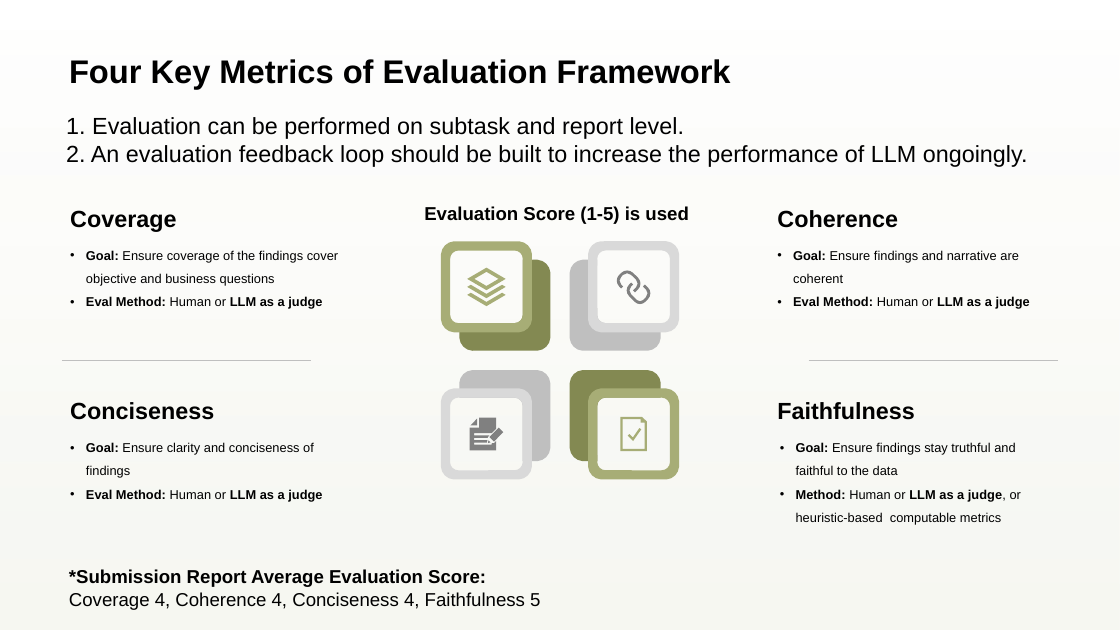
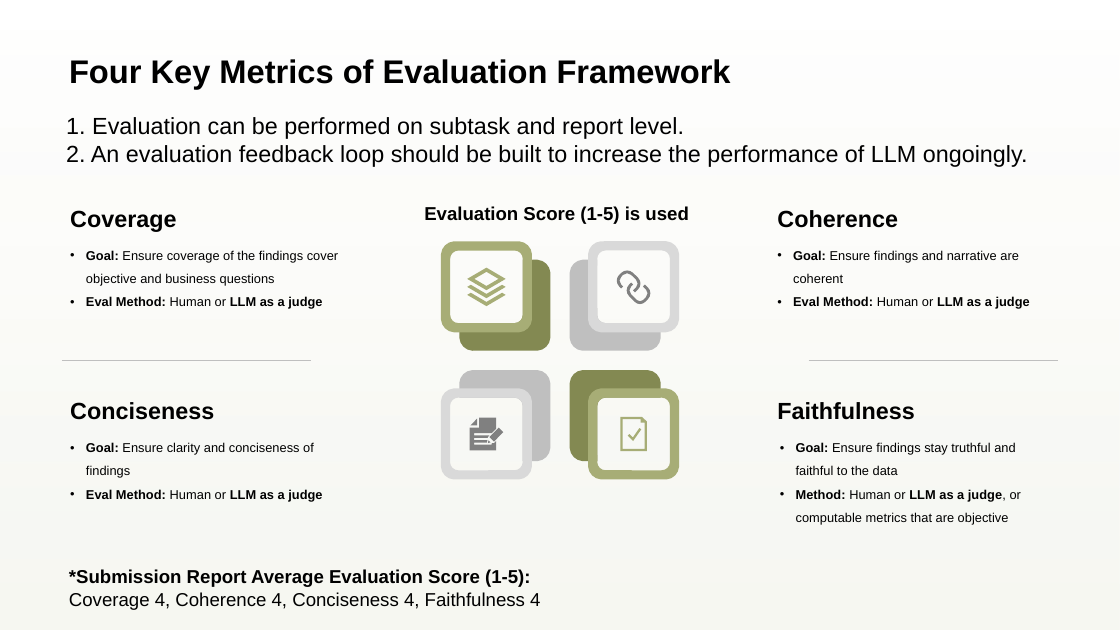
Before and after one commit to weijen17/ReportGenerationAsgn, a slide deck: slide 7 of misc/Executive_Summary_Slides.pptx. Drawn at 1120x630 pixels with LibreOffice and Linux fonts; fonts in the diff are those of the drawing. Boxes give left, top, right and bottom in pixels: in the first picture for what was removed or moved away, otherwise in the second. Text is boxed around its words. In the diff, an @@ line names an element or a change of style, - is before the commit and + after.

```diff
--- a/misc/Executive_Summary_Slides.pptx
+++ b/misc/Executive_Summary_Slides.pptx
@@ text at [796, 489, 1021, 525]: text changed @@
-• Method: Human or LLM as a judge, or heuristic-based computable metrics
+• Method: Human or LLM as a judge, or computable metrics that are objective
@@ text at [69, 569, 540, 610]: text changed @@
-*Submission Report Average Evaluation Score:
-Coverage 4, Coherence 4, Conciseness 4, Faithfulness 5
+*Submission Report Average Evaluation Score (1-5):
+Coverage 4, Coherence 4, Conciseness 4, Faithfulness 4
```
Also in this commit, not shown: 5 other slides changed.
